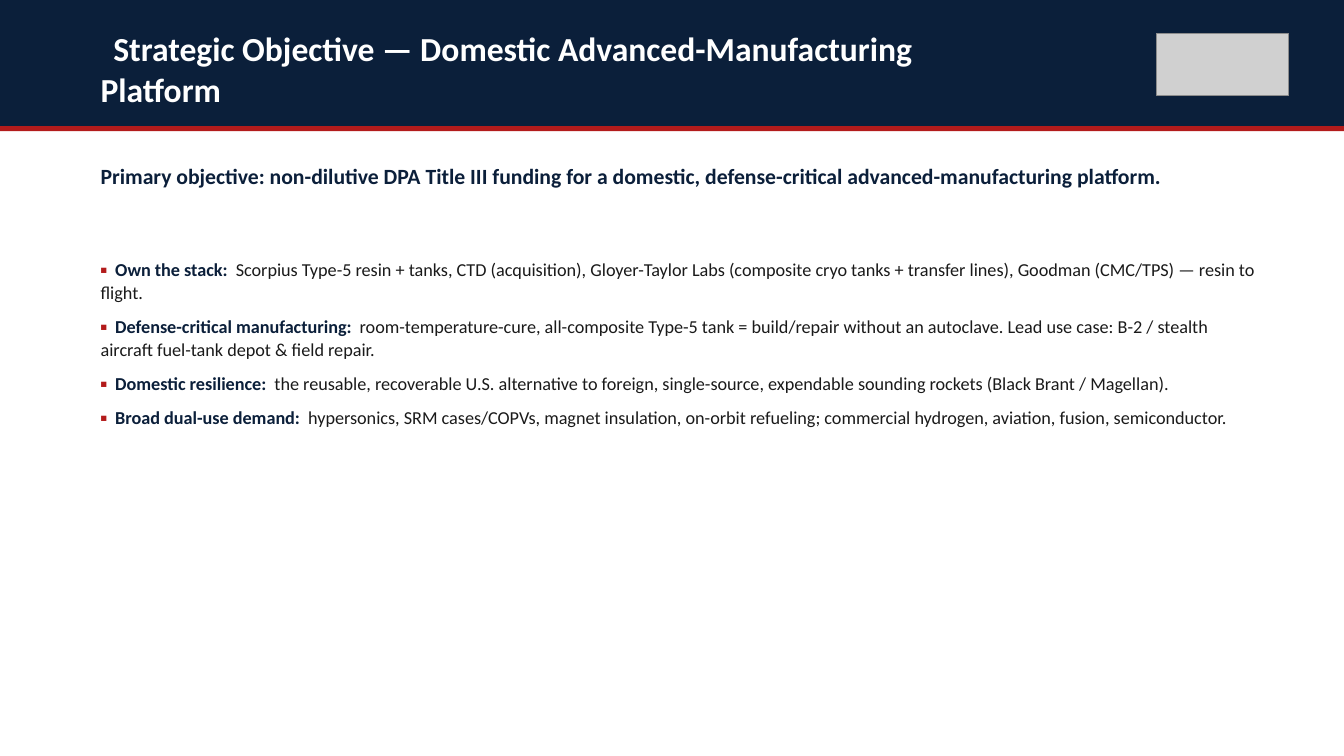
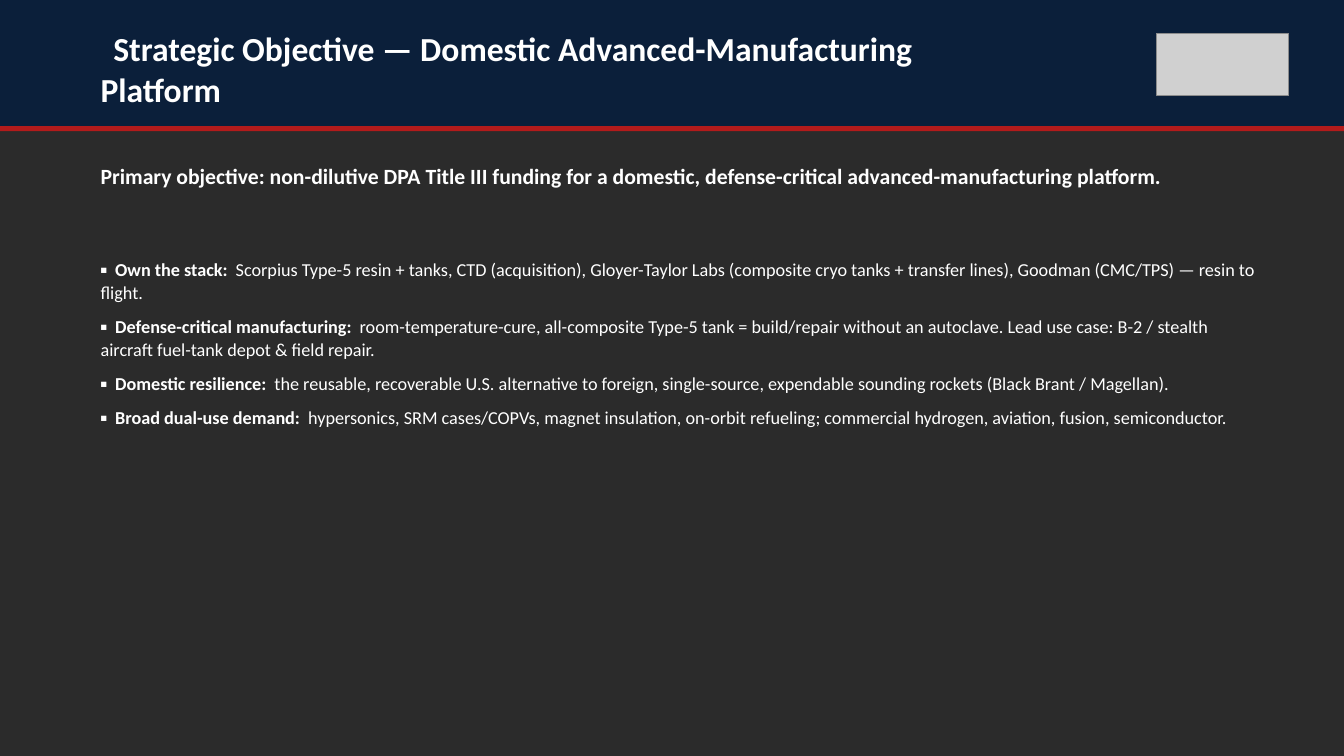
Before and after one commit to ExosAerospace/workspace, a slide deck: slide 3 of data-room/Exos_SeriesA/_CANONICAL/Exos_SeriesA_PitchDeck_FULL_2026-08-16_CORRECTED.pptx (slide 2 before the commit). Drawn at 1344x756 pixels with LibreOffice and Linux fonts; fonts in the diff are those of the drawing; grey boxes stand for pictures; background and template pictures are left out; a plain dark background stands for a picture behind light text. Boxes give left, top, right and bottom in pixels: in the first picture for what was removed or moved away, otherwise in the second. Text is boxed around its words. In the diff, an @@ line names an element or a change of style, - is before the commit and + after.

```diff
--- a/data-room/Exos_SeriesA/_CANONICAL/Exos_SeriesA_PitchDeck_FULL_2026-08-16_CORRECTED.pptx
+++ b/data-room/Exos_SeriesA/_CANONICAL/Exos_SeriesA_PitchDeck_FULL_2026-08-16_CORRECTED.pptx
@@ background #FFFFFF to picture (left out) @@
@@ text "Primary objective: non-dilutive DPA Title ..." at (101,168,1161,188): text colour #0B1F3A to #FFFFFF @@
@@ text "▪ Own the stack: Scorpius ..." at (101,263,1254,427): text colour #B31B1B to #FFFFFF in "▪", "▪", "▪", "▪"; text colour #0B1F3A to #FFFFFF in "Own the stack:", "Defense-critical manufacturing:", "Domestic resilience:", "Broad dual-use demand:"; text colour #1A1A1A to #FFFFFF in "Scorpius Type-5 resin + tanks, CTD (acquisition), ...", "room-temperature-cure, all-composite Type-5 tank = build/rep ...", "the reusable, recoverable U.S. alternative to foreign, ...", "hypersonics, SRM cases/COPVs, magnet insulation, on-orbit re ..." @@
```
Also in this commit, not shown: 4 other slides changed, 1 slide added, 9 other files.
